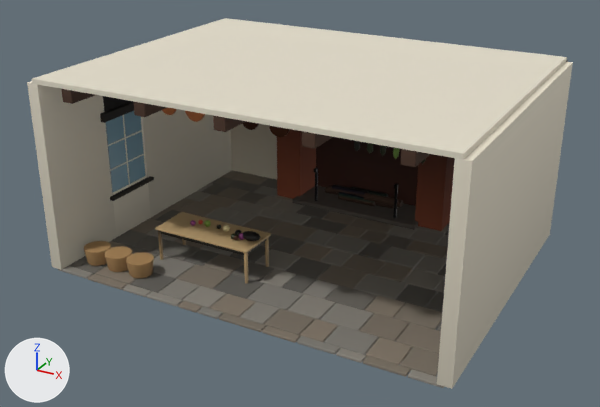
An edit to the glTF model public/yw9-spit/kitchen.glb, drawn before and after from the same camera.
One viewpoint serves both versions: a 50 mm camera at (8.07, -15.19, 8.71) aimed at (-0.08, -0.38, 1.3). Every picture has the same lights, and +X, +Y and +Z are marked at lower left. The first picture is the older version. Vertices at exactly the same position are counted once.

Objects in the first picture: 'kitchen.bark.8', 'kitchen.brick.10', 'kitchen.brick.9', 'kitchen.glass.3', 'kitchen.plank.17', 'kitchen.plank.24', 'kitchen.plaster.6', 'kitchen.plaster.7', 'kitchen.stone.0', 'kitchen.stone.1', 'kitchen.stone.11', 'kitchen.stone.2', 'kitchen.stone.5' and 7 more.
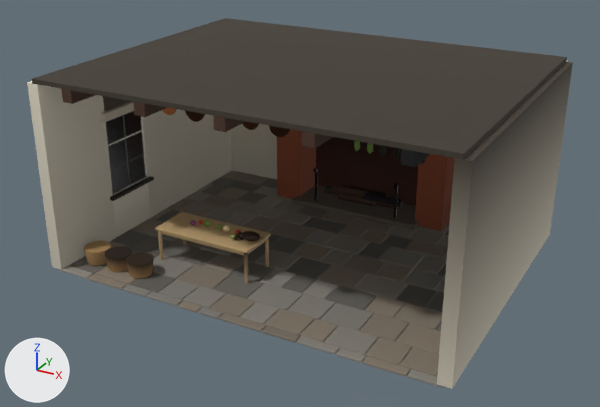
Pixel boxes (x1, y1, x2, y2) of what changed, in the pictures (600 x 407 px):
part 1 of me_kw_gl_002, recoloured (darker): (106, 111, 145, 192) in both
part 2 of me_kw_sill_001, recoloured (lighter): (100, 101, 134, 123) in both
part 3 of me_kwall_w_006, recoloured (black to dark grey): (103, 96, 131, 112) in both
part 4 of me_kwall_w_006, recoloured (white to grey): (439, 62, 573, 356) in both
part 5 of me_kceil_001, recoloured (white to dark grey): (32, 18, 567, 160) in both
part 6 of me_basket0_001, recoloured: (106, 258, 153, 277) in both
part 7 of me_basket0_001, recoloured (darker): (104, 253, 154, 277) in both
part 8 of me_basket0_001, recoloured (darker): (105, 246, 154, 265) in both

The change in detail:
me_kw_gl_002 has 16 vertices, 24 faces and spans x -4.6..-4.4, y -1.62..-0.38, z 1.13..2.87.
me_kw_gl_002 is used by ob_kitchen_glass_3; location (0.0, 0.0, 0.0).
me_kw_gl_002 part 1: 12 faces centred in x -4.42..-4.4, y -1.62..-0.38, z 1.13..2.87 are repainted in the vertex colours; the middle colour goes from white #fafbfb to black #060605.
me_kw_sill_001 has 112 vertices, 216 faces and spans x -4.56..-4.25, y -1.79..-0.21, z 1.01..3.12.
me_kw_sill_001 is used by ob_kitchen_stone_5; location (0.0, 0.0, 0.0).
me_kw_sill_001 part 2: 108 faces centred in x -4.56..-4.26, y -1.79..-0.21, z 2.92..3.12 are repainted in the vertex colours; the middle colour goes from black #23201d to white #fcfcfc.
me_kwall_w_006 has 48 vertices, 72 faces and spans x -4.64..4.64, y -3.5..3.64, z 0.0..4.2.
me_kwall_w_006 is used by ob_kitchen_plaster_6; location (0.0, 0.0, 0.0).
me_kwall_w_006 part 3: 12 faces centred in x -4.64..-4.36, y -1.65..-0.35, z 2.9..4.2 are repainted in the vertex colours; the middle colour goes from black #0c0a09 to dark grey #5a544d.
me_kwall_w_006 part 4: 12 faces centred in x -1.5..4.64, y -3.5..3.55, z 0.0..4.2 are repainted in the vertex colours; the middle colour goes from white #f2f1f1 to grey #a2a2a1.
me_kceil_001 has 8 vertices, 12 faces and spans x -4.5..4.5, y -3.5..3.5, z 4.2..4.3.
me_kceil_001 is used by ob_kitchen_plaster_7; location (0.0, 0.0, 0.0).
me_kceil_001 part 5: 12 faces centred in x -4.5..4.5, y -3.5..3.5, z 4.2..4.3 are repainted in the vertex colours; the middle colour goes from white #f3f5f6 to dark grey #44403a.
me_basket0_001 has 95 vertices, 180 faces and spans x -4.2..-2.4, y -3.1..-2.5, z 0.03..0.38.
me_basket0_001 is used by ob_kitchen_plank_24; location (0.0, 0.0, 0.0).
me_basket0_001 part 6: 32 faces centred in x -3.56..-2.44, y -3.06..-2.54, z 0.14 are repainted in the vertex colours; the middle colour goes from light grey #dfdfdf to white #e5e4e3.
me_basket0_001 part 7: 32 faces centred in x -3.58..-2.42, y -3.08..-2.52, z 0.26 are repainted in the vertex colours; the middle colour goes from white #f8f8f8 to brown #443b30.
me_basket0_001 part 8: 28 faces centred in x -3.56..-2.44, y -3.06..-2.54, z 0.38 are repainted in the vertex colours; the middle colour goes from white #fbfafa to brown #3f362a.
